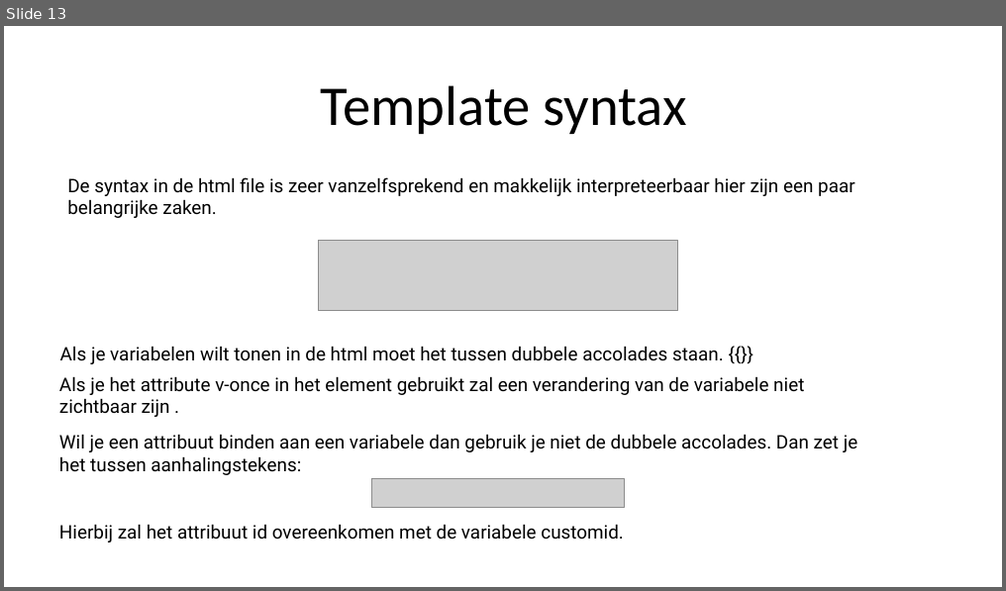
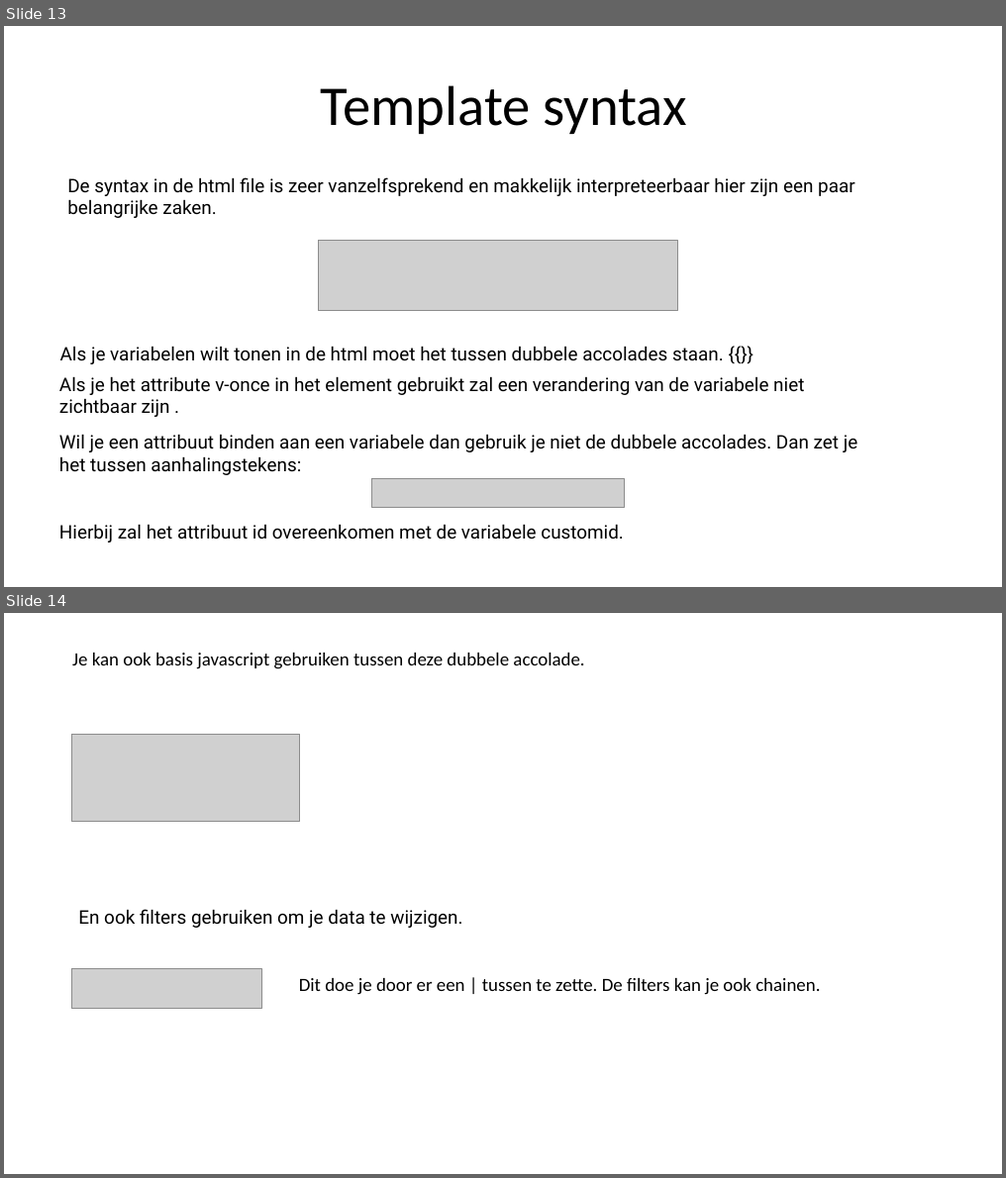
Before and after one commit to sepperenty/web-research-3, a slide deck: newTech/slideshow.pptx. Shown one above the other, each under a label of ours: slide 13 before the commit, slides 13 and 14 after it. The pictures are 1006x591 and 1006x1178 pixels, drawn with LibreOffice and Linux fonts; fonts in the diff are those of the drawing; grey boxes stand for pictures. Boxes give left, top, right and bottom in pixels: in the first picture for what was removed or moved away, otherwise in the second. Text is boxed around its words. In the diff, an @@ line names an element or a change of style, - is before the commit and + after.

```diff
--- a/newTech/slideshow.pptx
+++ b/newTech/slideshow.pptx
@@ slide 14 added at [4, 613, 1002, 1174], background #FFFFFF @@
@@ text added at [72, 653, 584, 669], 18 pt, text #000000 @@
+Je kan ook basis javascript gebruiken tussen deze dubbele accolade.
@@ picture added at [71, 735, 300, 822] @@
@@ text added at [78, 909, 462, 928], 18 pt, text #000000 @@
+En ook filters gebruiken om je data te wijzigen.
@@ picture added at [71, 969, 261, 1009] @@
@@ text added at [299, 978, 820, 995], 18 pt, text #000000 @@
+Dit doe je door er een | tussen te zette. De filters kan je ook chainen.
```
Also in this commit, not shown: 1 slide changed, 11 other slides added, 1 slide removed, 15 other files.
